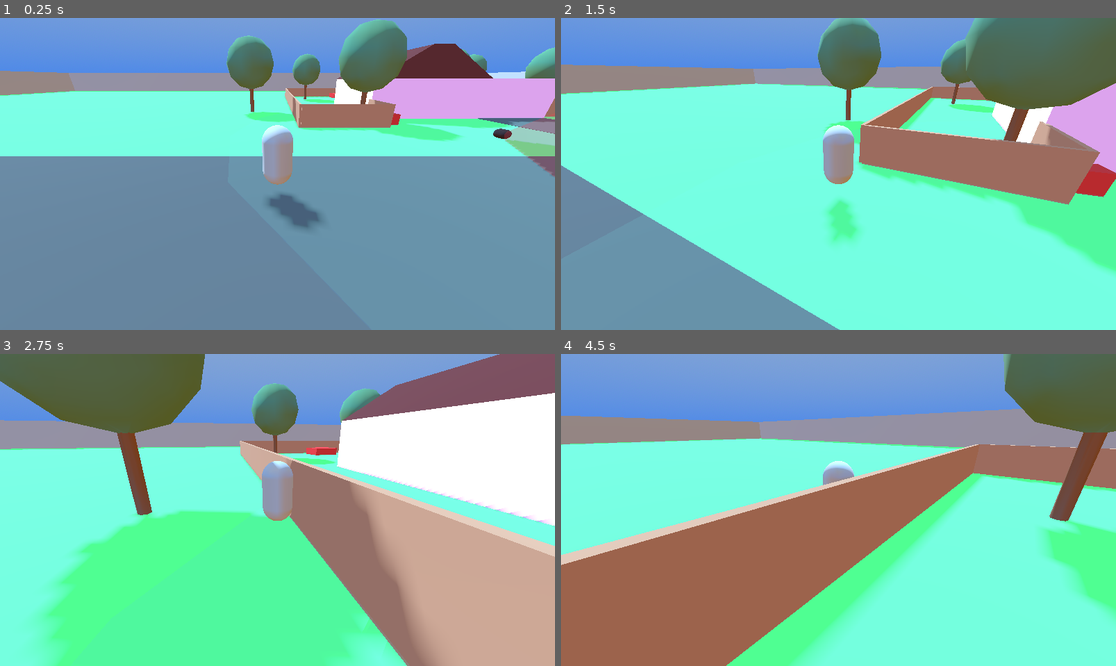
Above: before the commit, frames 1-4 (two rows, left to right).
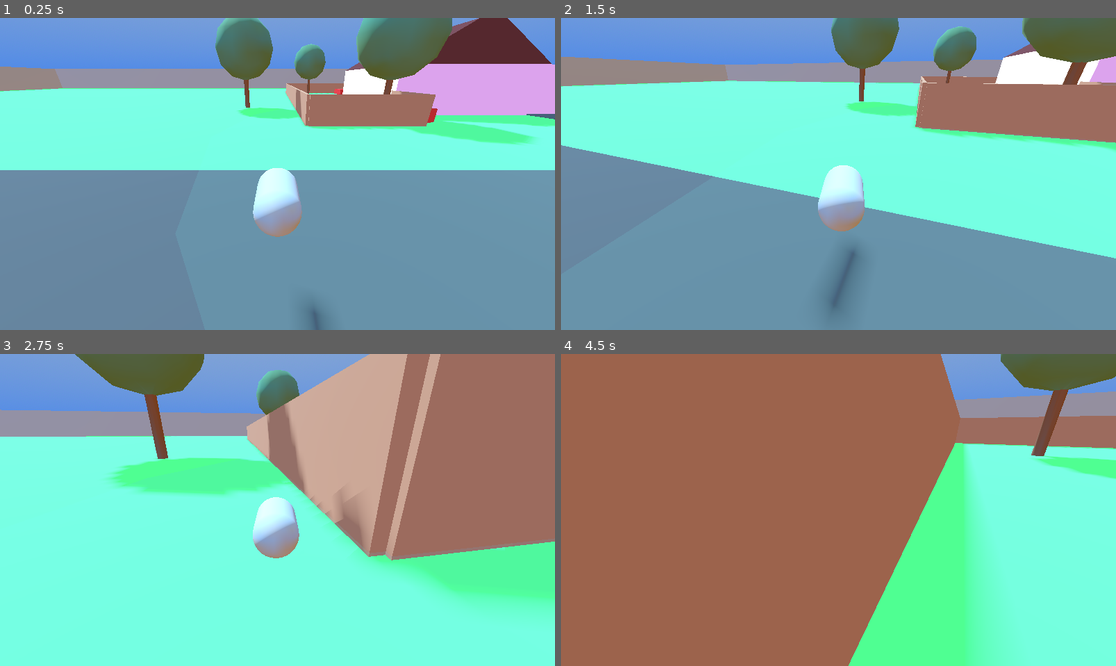
Above: after the commit, the same moments.

Repository: b0guslaw/LD58
Game: Godot game, scene res://neighborhood.tscn
Two runs of this game, one before a commit and one after it. Both use one fixed random seed, a clock stepped at 60 frames per second and the inputs below.
Inputs (mouse positions are in pixels of both pictures, inside the frame that each line leads up to):
- Up to frame 1 (0.25 s): no input
- Up to frame 2 (1.5 s): move the mouse to (866, 174) at 0.52 s; hold F (interact) 0.53-1.28 s; hold W (move_forward) from 0.53 s (still down); tap Space (jump) at 0.77 s; move the mouse to (810, 174) at 1.27 s; tap F (interact) at 1.35 s
- Up to frame 3 (2.75 s): keep holding W (move_forward); tap Space (jump) at 1.52 s; move the mouse to (288, 503) at 2.02 s; hold F (interact) from 2.03 s (still down)
- Up to frame 4 (4.5 s): keep holding W (move_forward); move the mouse to (832, 516) at 2.77 s; release F (interact) at 2.78 s; tap F (interact) at 2.85, 4.35 s; tap Space (jump) at 3.02, 3.77 s; move the mouse to (877, 513) at 3.52 s; hold F (interact) 3.53-4.28 s; move the mouse to (794, 506) at 4.27 s

The runs differ from the first frame. In frame 1, 20% of the frame differs, in the area x 0-100%, y 0-100%; in frame 2, 57%; in frame 3, 78%; in frame 4, 62%.

Commit message:
Fixes camera shake by removing camera pivot from transform parent

Diff:
--- a/player.gd
+++ b/player.gd
@@ -27,6 +27,8 @@
 	yaw = camera_pivot.global_rotation.y
 	pitch = camera_pivot.global_rotation.x
 
+	camera_pivot.top_level = true
+
 func _unhandled_input(event: InputEvent) -> void:
 	if event is InputEventMouseMotion and Input.mouse_mode == Input.MOUSE_MODE_CAPTURED:
 		yaw -= event.relative.x * mouse_sensitivity * 0.01
@@ -37,6 +39,7 @@
 		start_interaction(interactable_in_range)
 
 func _physics_process(delta: float) -> void:
+	camera_pivot.global_position = global_position
 	camera_pivot.global_rotation.y = yaw
 	camera_pivot.global_rotation.x = pitch
 
--- a/player.tscn
+++ b/player.tscn
@@ -7,16 +7,20 @@
 [sub_resource type="CapsuleShape3D" id="CapsuleShape3D_4flbx"]
 
 [sub_resource type="SphereShape3D" id="SphereShape3D_4flbx"]
-radius = 5.0
+radius = 1.5558742
 
 [node name="Player" type="CharacterBody3D" groups=["player"]]
 collision_mask = 3
 script = ExtResource("1_4flbx")
+acceleration = 1.0
+mouse_sensitivity = 0.6
 
 [node name="MeshInstance3D" type="MeshInstance3D" parent="."]
+transform = Transform3D(0.5, 0, 0, 0, -2.1855694e-08, 0.5, 0, -0.5, -2.1855694e-08, 0, 0, 0)
 mesh = SubResource("CapsuleMesh_sh265")
 
 [node name="CollisionShape3D" type="CollisionShape3D" parent="."]
+transform = Transform3D(0.5, 0, 0, 0, -2.1855694e-08, 0.5, 0, -0.5, -2.1855694e-08, 0, 0, 0)
 shape = SubResource("CapsuleShape3D_4flbx")
 
 [node name="Interaction" type="Area3D" parent="."]
@@ -29,8 +33,7 @@
 [node name="CameraPivot" type="Node3D" parent="."]
 
 [node name="SpringArm3D" type="SpringArm3D" parent="CameraPivot"]
-transform = Transform3D(1, 0, 0, 0, 0.98480767, 0.17364816, 0, -0.17364816, 0.98480767, 0, 1.6006744, 2.3949575)
-spring_length = 4.0
+transform = Transform3D(1, 0, 0, 0, 0.98480767, 0.17364816, 0, -0.17364816, 0.98480767, 0, 1, 1)
 
 [node name="Camera3D" type="Camera3D" parent="CameraPivot/SpringArm3D"]
 transform = Transform3D(1, 0, 0, 0, 0.96592605, 0.258819, 0, -0.258819, 0.96592605, 0, 1.8345182, 0.21064591)
